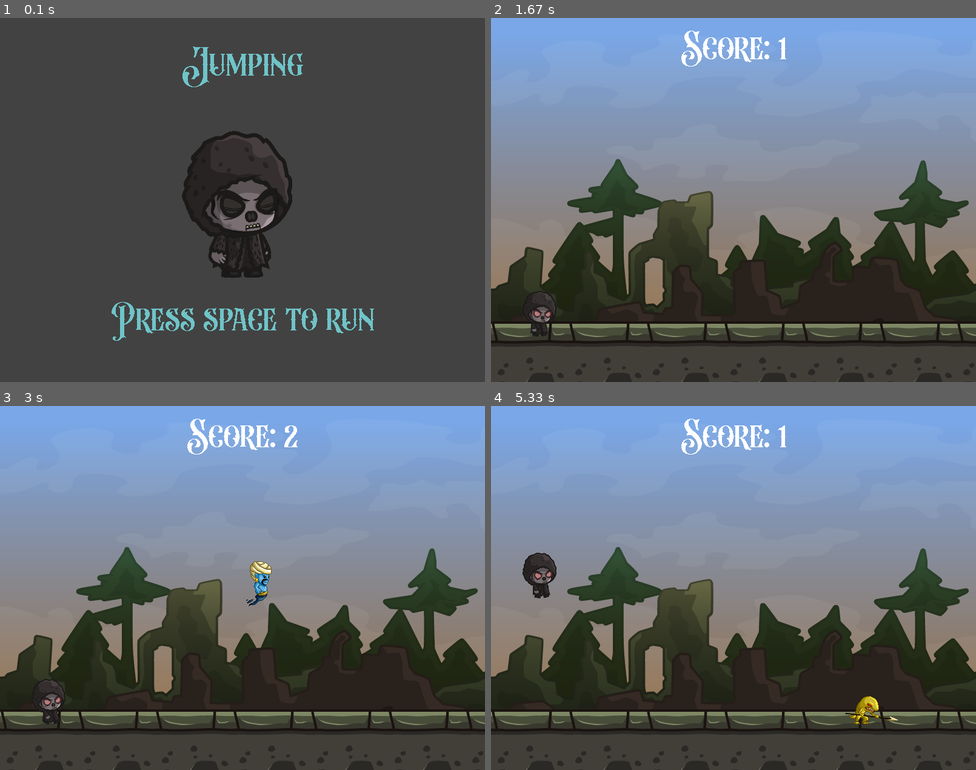
Above: before the commit, frames 1-4 (two rows, left to right).
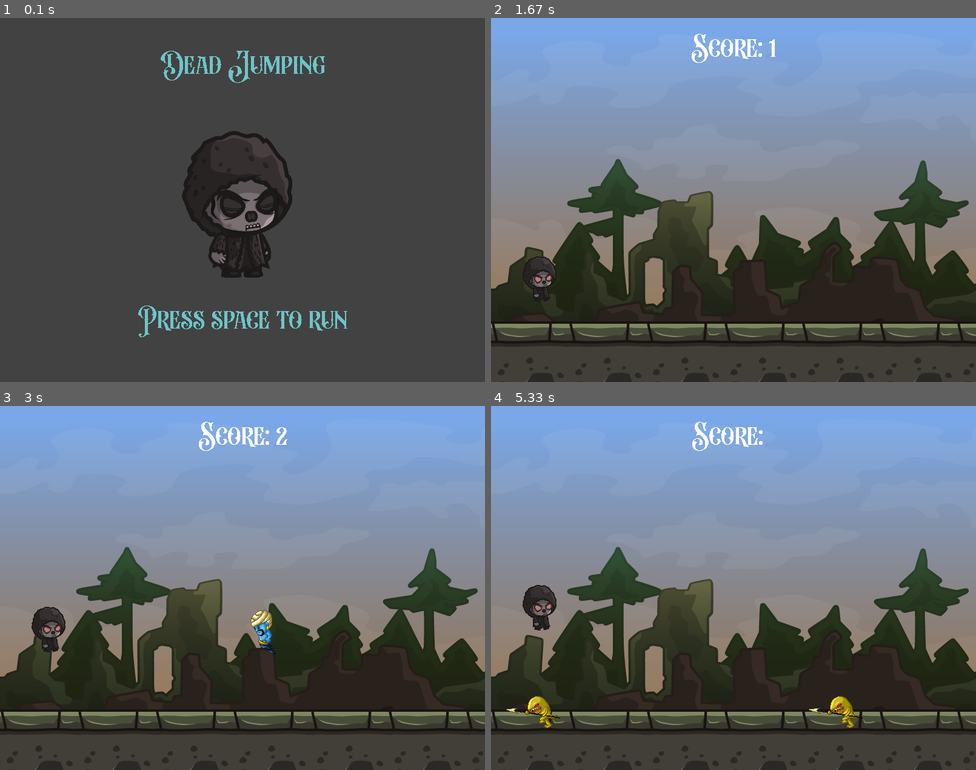
Above: after the commit, the same moments.

Repository: langulski/Jumper-pygame
Game: pygame game, started from Jumping_game.py
Same seed, same stepped clock (60 frames per second), same inputs: the game is played once before the commit and once after it.
Inputs (mouse positions are in pixels of both pictures, inside the frame that each line leads up to):
- Up to frame 1 (0.1 s): no input
- Up to frame 2 (1.67 s): tap Space at 0.33 s; hold Space 0.67-1.13 s; move the mouse to (563, 331) at 0.7 s
- Up to frame 3 (3 s): tap Space at 2.17, 2.57, 2.87 s; move the mouse to (213, 555) at 2.53 s
- Up to frame 4 (5.33 s): move the mouse to (767, 529) at 3.6 s; move the mouse to (612, 649) at 3.93 s; tap Space at 3.97, 4.27, 4.8, 5.1 s; move the mouse to (903, 456) at 4.77 s

The runs differ from the first frame. In frame 1, 2.6% of the frame differs, in the area x 23-78%, y 7-89%; in frame 2, 1.3%; in frame 3, 2.2%; in frame 4, 2.5%.

Commit message:
added class functions
included some functions, changed animation settings and some other stuff

Diff:
--- a/Jumping_game.py
+++ b/Jumping_game.py
@@ -1,9 +1,82 @@
 import pygame as pg
 from sys import exit
 
-from random import randint
-
-pg.init()
+import random
+from random import randint, choice
+
+
+
+class Player(pg.sprite.Sprite):
+    def __init__(self):
+        super().__init__()
+        player_walk1 = pg.image.load('character/Running/run_01.png').convert_alpha()
+        player_walk2 = pg.image.load('character/Running/run_02.png').convert_alpha()
+        self.player_walk = [player_walk1,player_walk2]
+        self.player_index = 0
+        self.player_jump = pg.image.load('character/Jump Start/jump_01.png').convert_alpha()
+
+
+        self.image = self.player_walk[self.player_index]
+        self.rect = self.image.get_rect(midbottom=(80,525))
+        self.gravity=0
+    def player_input(self):
+        keys =pg.key.get_pressed()
+        if keys[pg.K_SPACE] and self.rect.bottom >=525:
+            self.gravity = -21
+    def apply_gravity(self):
+        self.gravity +=1
+        self.rect.y += self.gravity
+        if self.rect.bottom >=525:
+            self.rect.bottom = 525
+
+
+    def animation_state(self):
+        if self.rect.bottom <525:
+            self.image = self.player_jump
+        else:
+            self.player_index +=0.1
+            if self.player_index >=len(self.player_walk):self.player_index=0
+            self.image = self.player_walk[int(self.player_index)]
+    def update(self):
+        self.player_input()
+        self.apply_gravity()
+        self.animation_state()
+
+class Obstacle(pg.sprite.Sprite):
+    def __init__(self,type):
+        super().__init__()
+        if type == 'fly':
+            enemy_fly_frame1 = pg.image.load('enemy/PNG/jinn_animation/Flight1.png').convert_alpha()
+            enemy_fly_frame2 = pg.image.load('enemy/PNG/jinn_animation/Flight2.png').convert_alpha()
+            enemy_fly_frame3 = pg.image.load('enemy/PNG/jinn_animation/Flight3.png').convert_alpha()
+            self.frames = [enemy_fly_frame1,enemy_fly_frame2,enemy_fly_frame3]
+            y_pos =410
+        else:
+            enemy_frame1 = pg.image.load('enemy\PNG\lizard\walk_01.png').convert_alpha()
+            enemy_frame2 = pg.image.load('enemy\PNG\lizard\walk_02.png').convert_alpha()
+            enemy_frame3= pg.image.load('enemy\PNG\lizard\walk_03.png').convert_alpha()
+            self.frames = [enemy_frame1,enemy_frame2,enemy_frame3]
+            y_pos =525
+
+        self.animation_index = 0
+        self.image = self.frames[self.animation_index]
+        self.rect = self.image.get_rect(midbottom=(random.randint(900,1100),y_pos))
+
+    def animation_state(self):
+        self.animation_index +=0.1
+        if self.animation_index >= len(self.frames): self.animation_index = 0
+        self.image = self.frames[int(self.animation_index)]
+
+    def update(self):
+        self.animation_state()
+        self.rect.x -= 7
+        self.destroy()
+
+    def destroy(self):
+        if self.rect.x <=-10:
+            self.kill()
+
+
 
 def display_score():
     current_time = int(pg.time.get_ticks()/1000)-start_time
@@ -17,8 +90,8 @@
         for obstacle_rect in obstacle_list:
             obstacle_rect.x -=5
 
-            if obstacle_rect.bottom == 525: screen.blit(enemy_surface,obstacle_rect)
-            else:screen.blit(enemy_fly_surface,obstacle_rect)
+            if obstacle_rect.bottom == 525: screen.blit(enemy_surf,obstacle_rect)
+            else:screen.blit.flip(enemy_fly_surf,obstacle_rect)
 
         obstacle_list = [obstacle for obstacle in obstacle_list if obstacle.x >-100]
         return obstacle_list
@@ -30,22 +103,15 @@
             if player.colliderect(obstacle_rect): return False
     return True
 
-def player_animation():
-    global player_surf,player_index
-
-    if player_rect.bottom <400:
-        player_surf = player_jump
+def collision_sprites():
+    if pg.sprite.spritecollide(player.sprite,obstacle_group,False):
+        obstacle_group.empty()
+        return False
     else:
-       player_index +=0.1
-       if player_index >= len(player_walk):player_index = 0
-       player_surf = player_walk[int(player_index)]
-
-    #walking if on floor
-    #jump if not on floor
-
-
-
-
+        return True
+
+
+pg.init()
 screen = pg.display.set_mode((800,600))
 
 pg.display.set_caption("The jumper")
@@ -53,7 +119,7 @@
 clock = pg.time.Clock()
 
 game_active= False
-test_font = pg.font.Font('font\BeardsonsNormal-rgmY8.ttf',50)
+test_font = pg.font.Font('font\BeardsonsNormal-rgmY8.ttf',40)
 
 background_surface = pg.image.load('medieval\PNG\Background\Background_01.png').convert_alpha()
 
@@ -63,34 +129,48 @@
 
 
 #scoreboard stuff
-# score_surf = test_font.render('my game',False,'white')
-# score_rect= score_surf.get_rect(center=(400,50))
+
 start_time=0
 score=0
 
-#enemy stuff
-enemy_surface = pg.image.load('enemy\PNG\lizard\Idle1.png').convert_alpha()
-
-#enemy 2
-
-enemy_fly_surface = pg.image.load('enemy\PNG\jinn_animation\Flight1.png').convert_alpha()
-
-
-#obstacle
-
-obstacle_rect_list=[]
-
-
-#player stuff
-player_walk1 = pg.image.load('character/Running/run_01.png').convert_alpha()
-player_walk2 = pg.image.load('character/Running/run_02.png').convert_alpha()
-player_walk = [player_walk1,player_walk2]
-player_index = 0
-player_jump = pg.image.load('character/Jump Start/jump_01.png').convert_alpha()
-
-player_surf = player_walk[player_index]
-player_rect = player_surf.get_rect(midbottom=(40,40))
-player_gravity = 0
+
+#groups
+player = pg.sprite.GroupSingle()
+player.add(Player())
+
+obstacle_group = pg.sprite.Group()
+
+
+# #enemy stuff
+# enemy_frame1 = pg.image.load('enemy\PNG\lizard\walk_01.png').convert_alpha()
+# enemy_frame2 = pg.image.load('enemy\PNG\lizard\walk_02.png').convert_alpha()
+# enemy_frame3= pg.image.load('enemy\PNG\lizard\walk_03.png').convert_alpha()
+# enemy_frames = [enemy_frame1,enemy_frame2,enemy_frame3]
+# enemy_frame_index=0
+# enemy_surf = enemy_frames[enemy_frame_index]
+# #enemy 2
+
+# enemy_fly_frame1 = pg.image.load('enemy/PNG/jinn_animation/Flight1.png').convert_alpha()
+# enemy_fly_frame2 = pg.image.load('enemy/PNG/jinn_animation/Flight2.png').convert_alpha()
+# enemy_fly_frame3 = pg.image.load('enemy/PNG/jinn_animation/Flight3.png').convert_alpha()
+# enemy_fly_frames =[enemy_fly_frame1,enemy_fly_frame2,enemy_fly_frame3]
+# enemy_fly_index = 0
+# enemy_fly_surf =enemy_fly_frames[enemy_fly_index]
+# #obstacle
+
+# obstacle_rect_list=[]
+
+
+# #player stuff
+# player_walk1 = pg.image.load('character/Running/run_01.png').convert_alpha()
+# player_walk2 = pg.image.load('character/Running/run_02.png').convert_alpha()
+# player_walk = [player_walk1,player_walk2]
+# player_index = 0
+# player_jump = pg.image.load('character/Jump Start/jump_01.png').convert_alpha()
+
+# player_surf = player_walk[player_index]
+# player_rect = player_surf.get_rect(midbottom=(40,40))
+# player_gravity = 0
 
 #player in start screen
 player_stand = pg.image.load("character/Idle Blinking/0_Reaper_Man_Idle Blinking_015.png").convert_alpha()
@@ -98,7 +178,7 @@
 player_stand_rect = player_stand.get_rect(center=(400,300))
 
 
-game_name = test_font.render('Jumping',False,(111,196,200))
+game_name = test_font.render('Dead Jumping',False,(111,196,200))
 game_name_rect = game_name.get_rect(center=(400,80))
 
 game_message = test_font.render('Press space to run',False,(111,196,200))
@@ -106,7 +186,15 @@
 
 #timer
 obstacle_timer = pg.USEREVENT +1
-pg.time.set_timer(obstacle_timer,1450)
+pg.time.set_timer(obstacle_timer,1500)
+
+#ground enemy timer
+enemy_animation_timer = pg.USEREVENT +2
+pg.time.set_timer(enemy_animation_timer,500)
+
+#fly enemy timer
+enemy_animation_fly_timer = pg.USEREVENT +3
+pg.time.set_timer(enemy_animation_fly_timer,150)
 
 
 while True:
@@ -114,78 +202,38 @@
         if event.type == pg.QUIT:
             pg.quit()
             exit()
+
         if game_active:
-            if event.type == pg.MOUSEBUTTONDOWN and player_rect.bottom >= 525:
-                if player_rect.collidepoint(event.pos):
-                    player_gravity =-23
-
-            if event.type == pg.KEYDOWN and player_rect.bottom >= 525:
-                if event.key == pg.K_SPACE:
-                    player_gravity =-23
+            if event.type == obstacle_timer:
+                obstacle_group.add(Obstacle(choice(['fly','enemy','enemy','enemy'])))
+
         else:
             if event.type == pg.KEYDOWN and event.key == pg.K_SPACE:
-               game_active=True
-
-               start_time= int(pg.time.get_ticks()/1000)
-
-
-        if event.type == obstacle_timer and game_active:
-            if randint(0,2):
-                obstacle_rect_list.append(enemy_surface.get_rect(bottomright = (randint(900,1100),525)))
-            else:
-                obstacle_rect_list.append(enemy_fly_surface.get_rect(bottomright = (randint(900,1100),330)))
-   # if event.type == pg.MOUSEMOTION:
-#if player_rect.collidepoint(event.pos): print('collision')
+                game_active = True
+                start_time = int(pg.time.get_ticks() / 1000)
+
 
     if game_active:
         screen.blit(background_surface,(0,0))
         screen.blit(background2_surface,(0,-100))
-        # pg.draw.rect(screen, '#333300',score_rect)
-        # pg.draw.rect(screen, '#333300',score_rect,10)
-        # screen.blit(score_surf,score_rect)
         screen.blit(ground_surface,(0,500))
         score = display_score()
-
-
-        # enemy_rect.x -=4
-        # if enemy_rect.right <=0: enemy_rect.left = 800
-        # screen.blit(enemy_surface,enemy_rect)
-
-        #player
-        player_gravity+=1
-        player_rect.y += player_gravity
-        if player_rect.bottom >=525: player_rect.bottom = 525
-        player_animation()
-        screen.blit(player_surf,player_rect)
-
-
-    #collisions
-        game_active = collisions(player_rect,obstacle_rect_list)
-
-
-     #Obstacle Movement
-
-        obstacle_movement(obstacle_rect_list)
-
-    # obstacle_rect_list = obstacle_movement(obstacle_rect_list)
+        player.draw(screen)
+        player.update()
+        obstacle_group.draw(screen)
+        obstacle_group.update()
+        game_active = collision_sprites()
 
     else:
         screen.fill((66,66,66))
         screen.blit(player_stand,player_stand_rect)
-        obstacle_rect_list.clear()
-        player_rect.midbottom=(80,525)
-        player_gravity=0
-
-        score_message = test_font.render(f'Your Score: {score}',False,(111,196,200))
-        score_message_rect = score_message.get_rect(center=(400,500))
+
+        score_message = test_font.render(f'Your score: {score}',False,('White'))
+        score_message_rect = score_message.get_rect(center = (400,500))
         screen.blit(game_name,game_name_rect)
 
-
-        if score==0:
-            screen.blit(game_message,game_message_rect)
-        else:
-            screen.blit(score_message,score_message_rect)
+        if score == 0: screen.blit(game_message,game_message_rect)
+        else: screen.blit(score_message,score_message_rect)
+
     pg.display.update()
-
-
     clock.tick(60)
Binary file removed: enemy/PNG/demon/Attack1.png
Binary file removed: enemy/PNG/demon/Attack2.png
Binary file removed: enemy/PNG/demon/Attack3.png
Binary file removed: enemy/PNG/demon/Attack4.png
Binary file removed: enemy/PNG/demon/Death1.png
Binary file removed: enemy/PNG/demon/Death2.png
Binary file removed: enemy/PNG/demon/Death3.png
Binary file removed: enemy/PNG/demon/Death4.png
Binary file removed: enemy/PNG/demon/Death5.png
Binary file removed: enemy/PNG/demon/Death6.png
Binary file removed: enemy/PNG/demon/Hurt1.png
Binary file removed: enemy/PNG/demon/Hurt2.png
(and 145 more such lines)
